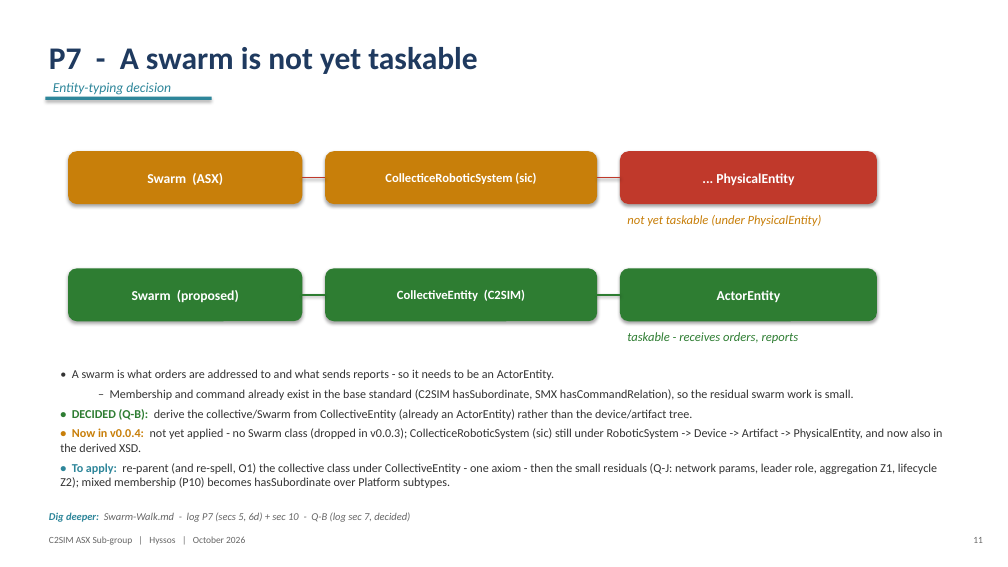
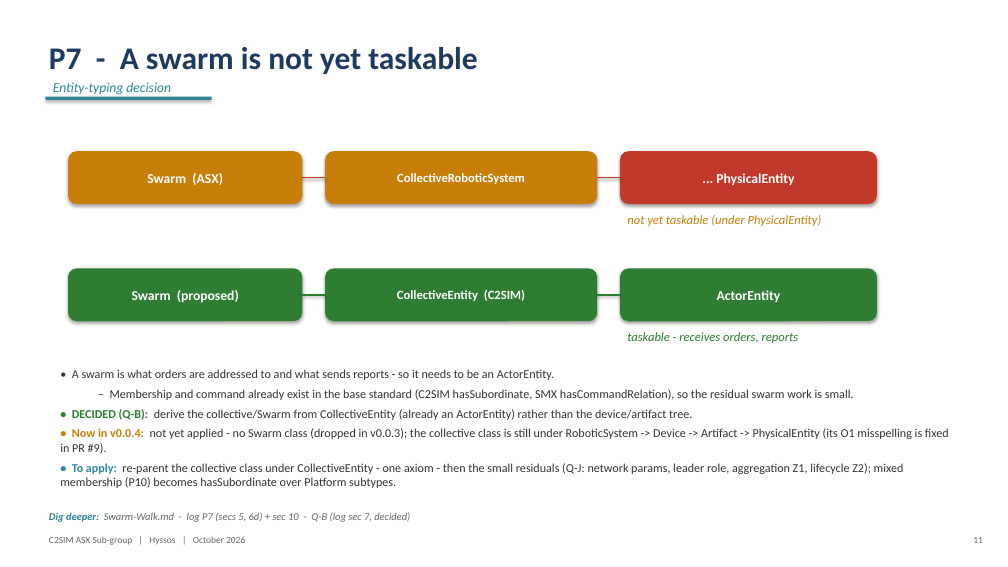
Before and after one commit to hyssostech/C2SIMArtifacts, a slide deck: slide 11 of Subgroups/ASX/InstantiationReview/ASX-Instantiation-Findings.pptx. Drawn at 1008x567 pixels with LibreOffice and Linux fonts; fonts in the diff are those of the drawing. Boxes give left, top, right and bottom in pixels: in the first picture for what was removed or moved away, otherwise in the second. Text is boxed around its words. In the diff, an @@ line names an element or a change of style, - is before the commit and + after.

```diff
--- a/Subgroups/ASX/InstantiationReview/ASX-Instantiation-Findings.pptx
+++ b/Subgroups/ASX/InstantiationReview/ASX-Instantiation-Findings.pptx
@@ text in rounded rectangle at bbox=[397, 173, 525, 184]: text changed @@
-CollecticeRoboticSystem (sic)
+CollectiveRoboticSystem
@@ text at bbox=[60, 428, 949, 488]: text changed @@
-• Now in v0.0.4: not yet applied - no Swarm class (dropped in v0.0.3); CollecticeRoboticSystem (sic) still under RoboticSystem -> Device -> Artifact -> PhysicalEntity, and now also in the derived XSD.
-• To apply: re-parent (and re-spell, O1) the collective class under CollectiveEntity - one axiom - then the small residuals (Q-J: network params, leader role, aggregation Z1, lifecycle Z2); mixed membership (P10) becomes hasSubordinate over Platform subtypes.
+• Now in v0.0.4: not yet applied - no Swarm class (dropped in v0.0.3); the collective class is still under RoboticSystem -> Device -> Artifact -> PhysicalEntity (its O1 misspelling is fixed in PR #9).
+• To apply: re-parent the collective class under CollectiveEntity - one axiom - then the small residuals (Q-J: network params, leader role, aggregation Z1, lifecycle Z2); mixed membership (P10) becomes hasSubordinate over Platform subtypes.
```
Also in this commit, not shown: 2 other slides changed, 10 other files.
